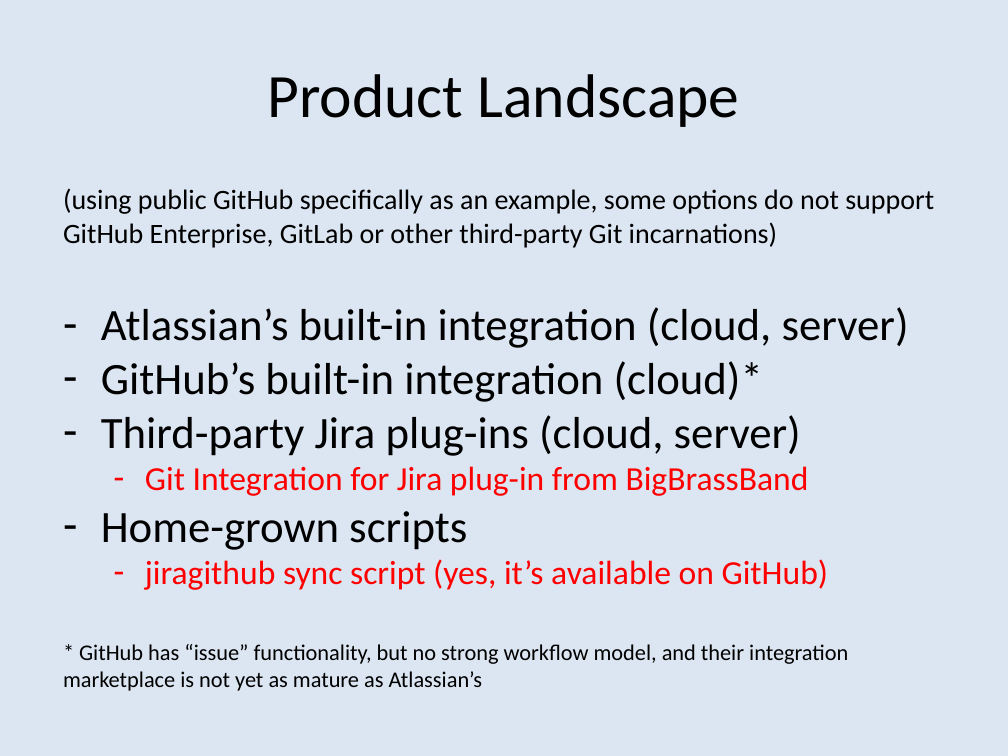
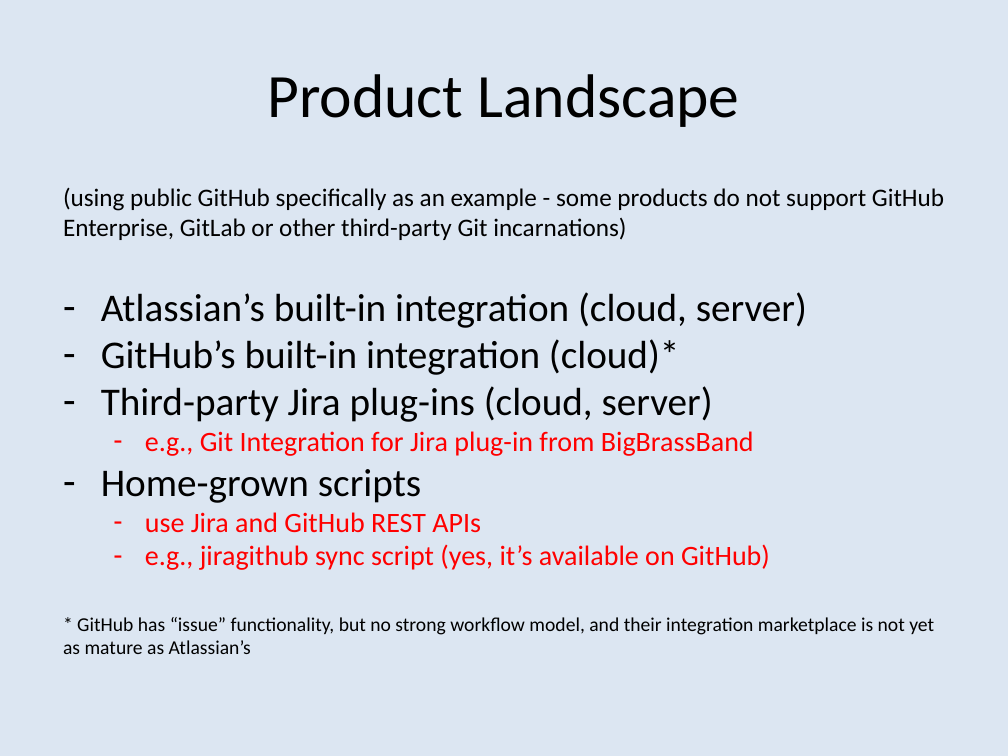
Before and after one commit to bobk/jirapresentations, a slide deck: slide 4 of Git Integration Options for Jira.pptx. Drawn at 1008x756 pixels with LibreOffice and Linux fonts; fonts in the diff are those of the drawing. Boxes give left, top, right and bottom in pixels: in the first picture for what was removed or moved away, otherwise in the second. Text is boxed around its words. In the diff, an @@ line names an element or a change of style, - is before the commit and + after.

Commit message:
JIRAGITHUB-3 additional changes

```diff
--- a/Git Integration Options for Jira.pptx
+++ b/Git Integration Options for Jira.pptx
@@ text at [63, 187, 944, 240]: text changed; size 20 to 18 pt @@
-(using public GitHub specifically as an example, some options do not support GitHub Enterprise, GitLab or other third-party Git incarnations)
+(using public GitHub specifically as an example - some products do not support GitHub Enterprise, GitLab or other third-party Git incarnations)
@@ text at [63, 292, 934, 654]: size 32 to 28 pt in "Atlassian’s built-in integration (cloud, server)", "GitHub’s built-in integration (cloud)*", "Third-party Jira plug-ins (cloud, server)", "Home-grown scripts"; size 16 to 14 pt in "* GitHub has “issue” functionality, but no ..." @@
@@ text at [145, 431, 754, 456]: text changed; size 24 to 20 pt @@
-  – Git Integration for Jira plug-in from BigBrassBand
+  – e.g., Git Integration for Jira plug-in from BigBrassBand
@@ text at [145, 512, 770, 570]: text changed; size 24 to 20 pt @@
-  – jiragithub sync script (yes, it’s available on GitHub)
+  – use Jira and GitHub REST APIs
+  – e.g., jiragithub sync script (yes, it’s available on GitHub)
```
Also in this commit, not shown: 5 other slides changed, 2 slides added.
